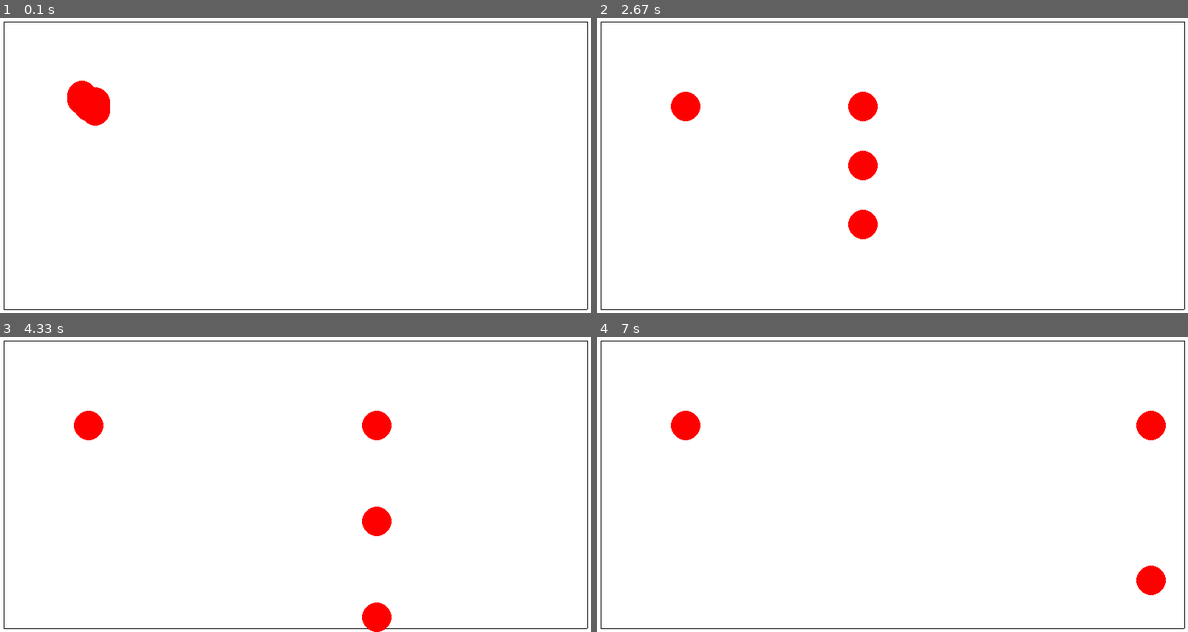
Above: before the commit, frames 1-4 (two rows, left to right).
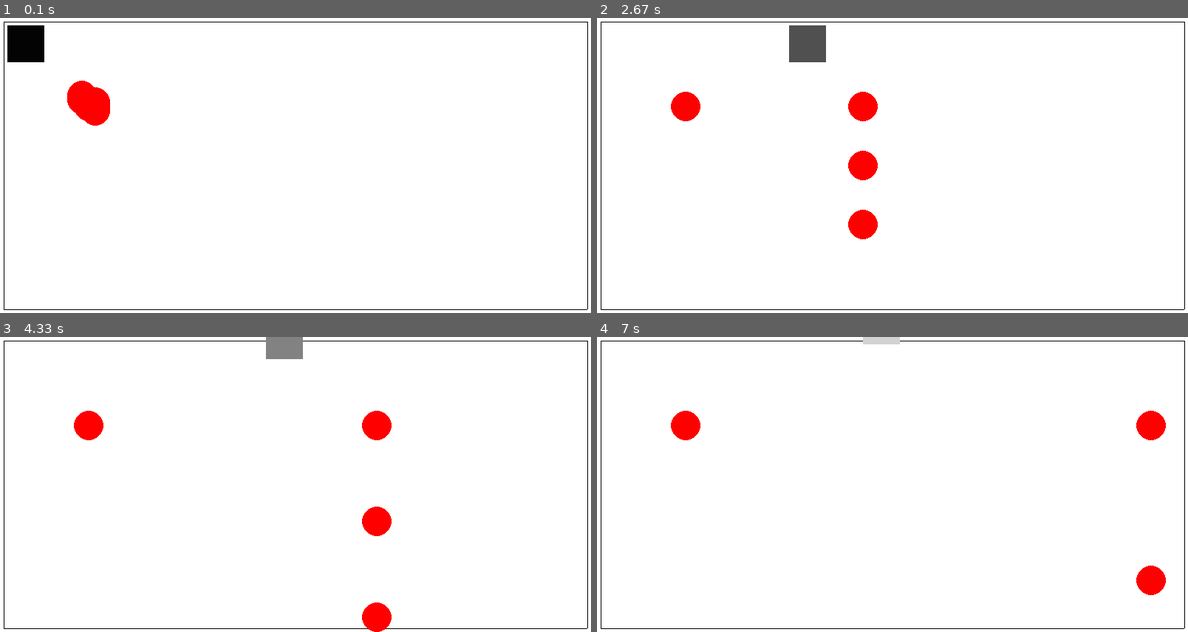
Above: after the commit, the same moments.

Repository: Lem-a-k/pygame2024
Game: pygame game, started from main.py
Two runs of this game, one before a commit and one after it. Both use one fixed random seed, a clock stepped at 60 frames per second and the inputs below.
Inputs:
- Up to frame 1 (0.1 s): no input
- Up to frame 2 (2.67 s): hold Right 0.33-0.8 s; hold Up 0.83-1.13 s; hold Right 1.17-1.63 s; hold Down 2.23-2.53 s; hold Left from 2.57 s (still down)
- Up to frame 3 (4.33 s): release Left at 2.97 s; hold Up 3-3.37 s; hold Right 3.4-4.03 s; hold Down from 4.07 s (still down)
- Up to frame 4 (7 s): release Down at 4.43 s; hold Left 4.47-4.93 s; hold Right 4.97-5.43 s; hold Up 5.47-5.77 s; hold Down from 6.87 s (still down)

The runs differ from the first frame. In frame 1, 0.8% of the frame differs, in the area x 1-8%, y 2-15%; in frame 2, 0.8%; in frame 3, 0.5%; in frame 4, 0.2%.

Commit message:
square is moving

Diff:
--- a/main.py
+++ b/main.py
@@ -36,9 +36,11 @@
         super().__init__(*groups)
         self.color = 0
         self.pos = [10, 10]
+        self.size = 50
         self.dx, self.dy = 0, 0
-        self.image = pygame.Surface([])
-        screen.fill((self.color, self.color, self.color), (*self.pos, 50, 50))
+        self.image = pygame.Surface([self.size, self.size], pygame.SRCALPHA, 32)
+        self.image.fill((self.color, self.color, self.color))
+        self.rect = pygame.Rect(*self.pos, self.size, self.size)
 
     def process_event(self, event):
         if event.type == pygame.KEYDOWN:
@@ -56,11 +58,12 @@
             elif event.key in (pygame.K_UP, pygame.K_DOWN):
                 self.dy = 0
 
-    def move(self):
+    def update(self):
         self.color = (self.color + 1) % 256
         self.pos[0] += self.dx
         self.pos[1] += self.dy
-
+        self.image.fill((self.color, self.color, self.color))
+        self.rect = pygame.Rect(*self.pos, self.size, self.size)
 
 
 if __name__ == '__main__':
@@ -73,6 +76,7 @@
     horizontal_borders = pygame.sprite.Group()
     vertical_borders = pygame.sprite.Group()
     balls = pygame.sprite.Group()
+    square = pygame.sprite.GroupSingle()
 
     Border(5, 5, width - 5, 5, horizontal_borders, all_sprites)
     Border(5, height - 5, width - 5, height - 5, horizontal_borders, all_sprites)
@@ -82,23 +86,25 @@
     for i in range(10):
         Ball(20, 100, 100, balls, all_sprites)
 
-    # ms = MovingSquare()
+    ms = MovingSquare(square, all_sprites)
     while running:
         for event in pygame.event.get():
             if event.type == pygame.QUIT:
                 running = False
-            # elif event.type == pygame.KEYDOWN:
-            #     ms.process_event(event)
-            # elif event.type == pygame.KEYUP:
-            #     ms.process_event(event)
+            elif event.type == pygame.KEYDOWN:
+                ms.process_event(event)
+            elif event.type == pygame.KEYUP:
+                ms.process_event(event)
         # обновление экрана
         # ms.move()
         screen.fill((255, 255, 255),
                     (0, 0, width, height))
         balls.update()
+        square.update()
         vertical_borders.draw(screen)
         horizontal_borders.draw(screen)
         balls.draw(screen)
+        square.draw(screen)
 
         pygame.display.flip()
         clock.tick(fps)
